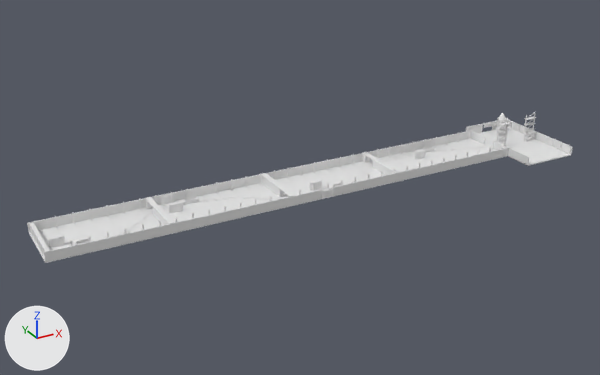
What one commit did to the glTF model games/kalender2026/missions/day_01/silos.glb.
Rendered twice from a camera (50 mm lens) standing at (-286.0, -173.0, 149.0) and looking at (-123.0, 123.0, 1.0). Arrows for +X, +Y and +Z are at lower left; the lights stay in place. The older version comes first. Vertices at exactly the same position are counted once.
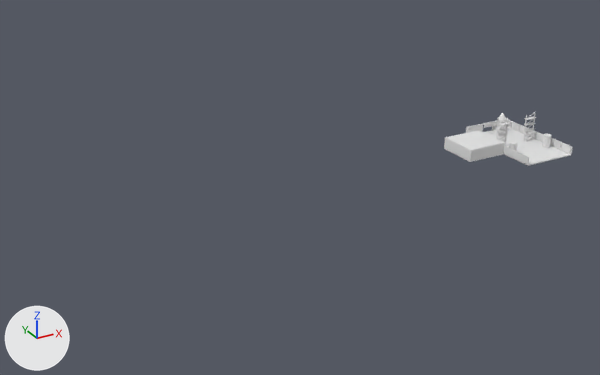
What differs and where, as boxes [x1, y1, x2, y2] in the pictures (600 x 375 px):
```json
{"object": "Mesh_0", "change": "reshaped", "before": [27, 112, 573, 263], "after": [444, 112, 573, 166], "on screen": "76% narrower, 64% shorter"}
{"part": 1, "of": "me_mesh_0", "change": "added", "after": [445, 131, 505, 151]}
{"part": 2, "of": "me_mesh_0", "change": "added", "after": [470, 143, 505, 161]}
{"part": 3, "of": "me_mesh_0", "change": "added", "after": [444, 138, 471, 161]}
{"part": 4, "of": "me_mesh_0", "change": "deleted", "before": [29, 130, 511, 262]}
{"part": 5, "of": "me_mesh_0", "change": "cut back", "before": [27, 128, 528, 263], "after": [444, 122, 551, 165]}
```

Scene script edits in JSON lines:
```json
{"block": "me_mesh_0", "where": "# used by ob_mesh_0; location = (0.0, 0.0, 0.0)"}
{"op": "remove", "block": "me_mesh_0", "code": "me_mesh_0.from_pydata(...)  # 4704 vertices, 8338 faces; spans x -238.0..14.0, y 97.0..143.0, z -1.0..15.0"}
{"op": "add", "block": "me_mesh_0", "code": "me_mesh_0.from_pydata(...)  # 3322 vertices, 6404 faces; spans x -35.0..14.0, y 97.0..143.0, z -1.0..15.0"}
{"block": "me_mesh_0", "change": "me_mesh_0 part 1: a new loose piece, a box spanning x -35.0..-14.0, y 114.0..134.0, z 5.3..5.7"}
{"block": "me_mesh_0", "change": "me_mesh_0 part 2: a new loose piece, a box spanning x -35.0..-14.0, y 113.82..114.18, z 0.0..5.3"}
{"block": "me_mesh_0", "change": "me_mesh_0 part 3: a new loose piece, a box spanning x -35.17..-34.83, y 114.0..134.0, z 0.0..5.3"}
{"block": "me_mesh_0", "change": "me_mesh_0 part 4: 231 loose pieces with 2428 vertices, spanning x -238.0..-13.0, y 110.0..140.0, z 0.0..5.0, are deleted"}
{"block": "me_mesh_0", "change": "me_mesh_0 part 5: 6 vertices moved from x -14.0, y 122.0..134.0, z 0.0..4.0 to x -14.0, y 114.0..134.0, z 0.0..4.0; 19 vertices removed from x -238.0..-13.0, y 111.0..139.0, z -1.0..4.0; 865 vertices added at x -35.0..13.0, y 99.0..143.0, z -1.0..6.0"}
{"block": "me_mesh_0", "change": "other edits to the shape of me_mesh_0 do not show in these pictures"}
```
